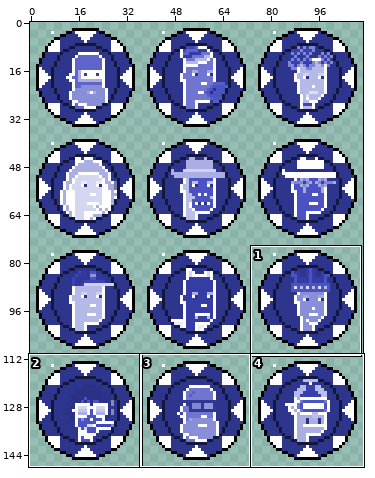
One commit to this sprite sheet: bluechip/i/bluechips.png. The first picture is a wide view before the edit; the outline marks the close-up.
Close-up. The starting point:
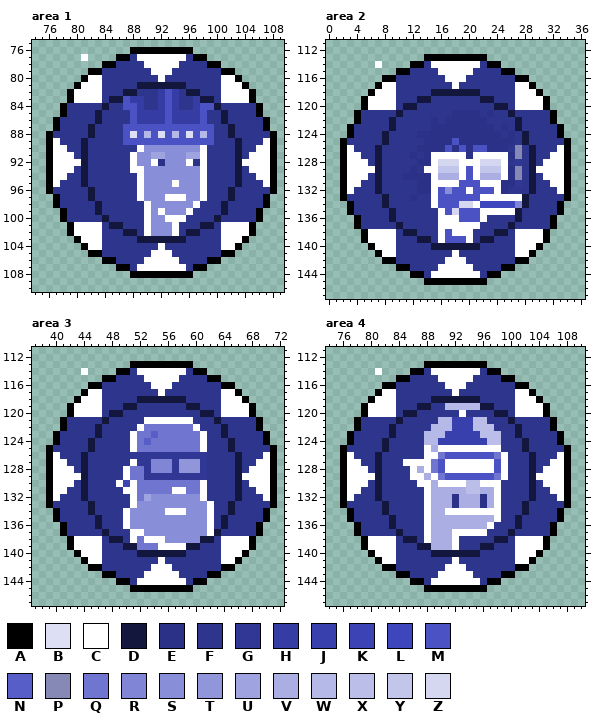
The file is 111x148 pixels. Colours within 5 levels of each other are drawn and written as one. Shown: area 1: x 74..109, y 75..110; area 2: x 0..36, y 111..147; area 3: x 37..72, y 111..147; area 4: x 74..110, y 111..147. The commit also changed other parts of the picture, which this record leaves out.
Palette (. is transparent): A #000000  B #dddff4  C #ffffff  D #14173d  E #2b3186  F #2e358d  G #303795  H #353da4  J #3840ad  K #3b43b5  L #3e46be  M #4a52c4  N #575ec8  P #8689b5  Q #7076d0  R #8085d5  S #888ed8  T #9196db  U #9fa3df  V #abaee3  W #b5b9e7  X #bbbee9  Y #c3c6eb  Z #d5d7f1
The result:
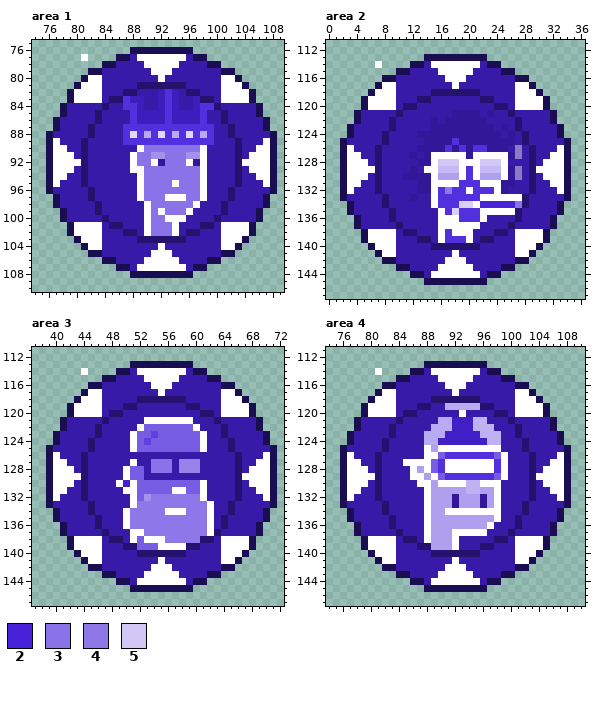
Colours new in this view: 2 #4722d9  3 #8a72e8  4 #8e78e9  5 #d1c8f6
Difference:
{"colour":"A","old":"#000000","new":"#1b0d51"}
{"colour":"B","old":"#dddff4","new":"#dfd9f8"}
{"colour":"D","old":"#14173d","new":"#25126f"}
{"colour":"E","old":"#2b3186","new":"#321899"}
{"colour":"F","old":"#2e358d","new":"#371ba8"}
{"colour":"H","old":"#353da4","new":"#3d1ebc"}
{"colour":"J","old":"#3840ad","new":"#411fc6"}
{"colour":"K","old":"#3b43b5","new":"#4421cf"}
{"colour":"M","old":"#4a52c4","new":"#5330dd"}
{"colour":"N","old":"#575ec8","new":"#5f3fe0"}
{"colour":"P","old":"#8689b5","new":"#8a7cc3"}
{"colour":"Q","old":"#7076d0","new":"#775ce4"}
{"colour":"T","old":"#9196db","new":"#9782ea"}
{"colour":"U","old":"#9fa3df","new":"#a491ed"}
{"colour":"V","old":"#abaee3","new":"#af9fef"}
{"colour":"W","old":"#b5b9e7","new":"#b9abf1"}
{"colour":"X","old":"#bbbee9","new":"#beb2f2"}
{"colour":"Y","old":"#c3c6eb","new":"#c6baf4"}
{"colour":"Z","old":"#d5d7f1","new":"#d8d0f7"}
{"where": "area 1"}
{"y":90,"x":90,"old":"SSSSSSSS","new":"33333333"}
{"y":91,"x":89,"old":"SS","new":"33"}
{"y":91,"x":93,"old":"SSS","new":"333"}
{"y":92,"x":89,"old":"SS","new":"33"}
{"y":92,"x":93,"old":"SSS","new":"333"}
{"y":93,"x":90,"old":"SSSSSSSS","new":"33333333"}
{"y":94,"x":90,"old":"SSSSSSSS","new":"33333333"}
{"y":95,"x":90,"old":"SSSS","new":"3333"}
{"y":95,"x":95,"old":"SSS","new":"333"}
{"y":96,"x":90,"old":"SSSSSSSS","new":"33333333"}
{"y":97,"x":90,"old":"SSS","new":"333"}
{"y":97,"x":96,"old":"SS","new":"33"}
{"y":98,"x":91,"old":"SSSSSS","new":"333333"}
{"y":99,"x":91,"old":"S","new":"3"}
{"y":99,"x":93,"old":"SSS","new":"333"}
{"y":100,"x":91,"old":"SS","new":"33"}
{"y":101,"x":91,"old":"SSS","new":"333"}
{"y":102,"x":91,"old":"SSS","new":"333"}
{"where": "area 2"}
{"y":128,"x":16,"old":"ZZZ","new":"555"}
{"y":128,"x":22,"old":"ZZZ","new":"555"}
{"y":128,"x":27,"old":"G","new":"F"}
{"y":131,"x":27,"old":"G","new":"F"}
{"y":132,"x":17,"old":"S","new":"4"}
{"y":134,"x":22,"old":"LLLLLR","new":"222223"}
{"where": "area 3"}
{"y":126,"x":51,"old":"GGGGGGGGGGG","new":"FFFFFFFFFFF"}
{"y":127,"x":52,"old":"GGRRRG","new":"FF333F"}
{"y":127,"x":61,"old":"G","new":"F"}
{"y":128,"x":53,"old":"GRRRG","new":"F333F"}
{"y":128,"x":61,"old":"G","new":"F"}
{"y":129,"x":53,"old":"GGGGGGGGG","new":"FFFFFFFFF"}
{"y":132,"x":54,"old":"SSSSSSS","new":"4444444"}
{"y":133,"x":52,"old":"SSSSSSSSSS","new":"4444444444"}
{"y":134,"x":51,"old":"SSSSS","new":"44444"}
{"y":134,"x":59,"old":"SSS","new":"444"}
{"y":135,"x":51,"old":"SSSSSSSSSSS","new":"44444444444"}
{"y":136,"x":51,"old":"SSSSSSSSSSS","new":"44444444444"}
{"y":137,"x":53,"old":"SSSSSSSSS","new":"444444444"}
{"y":138,"x":56,"old":"SSSSS","new":"44444"}
